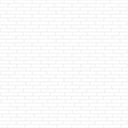
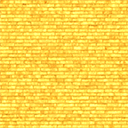
Layer changes from the first w=128, h=128 image to the second:
hid "BricksChippedRed001_DISP_1K" over (0, 0, 128, 128)
showed "BricksChippedRed001_flat" over (0, 0, 128, 128)
